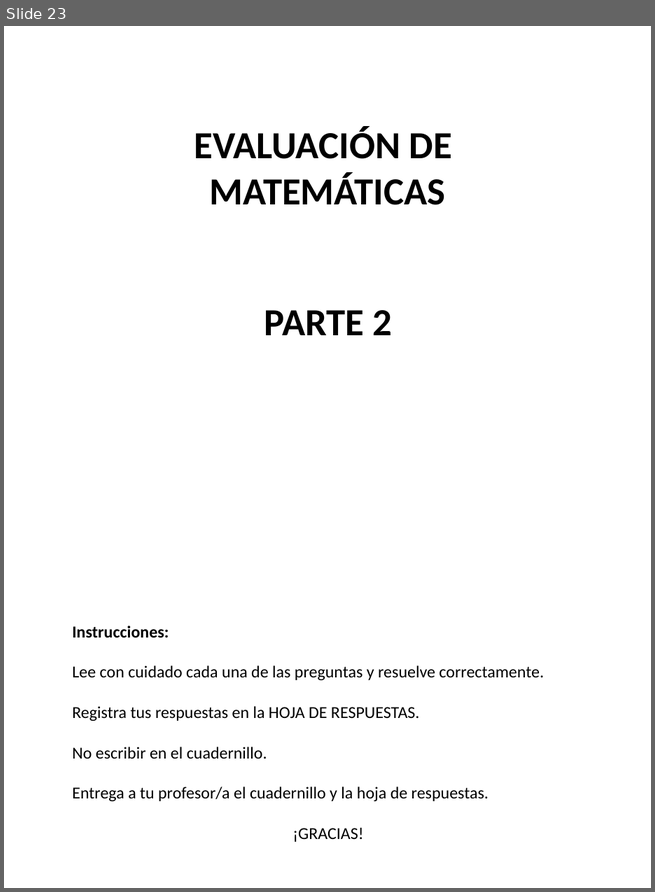
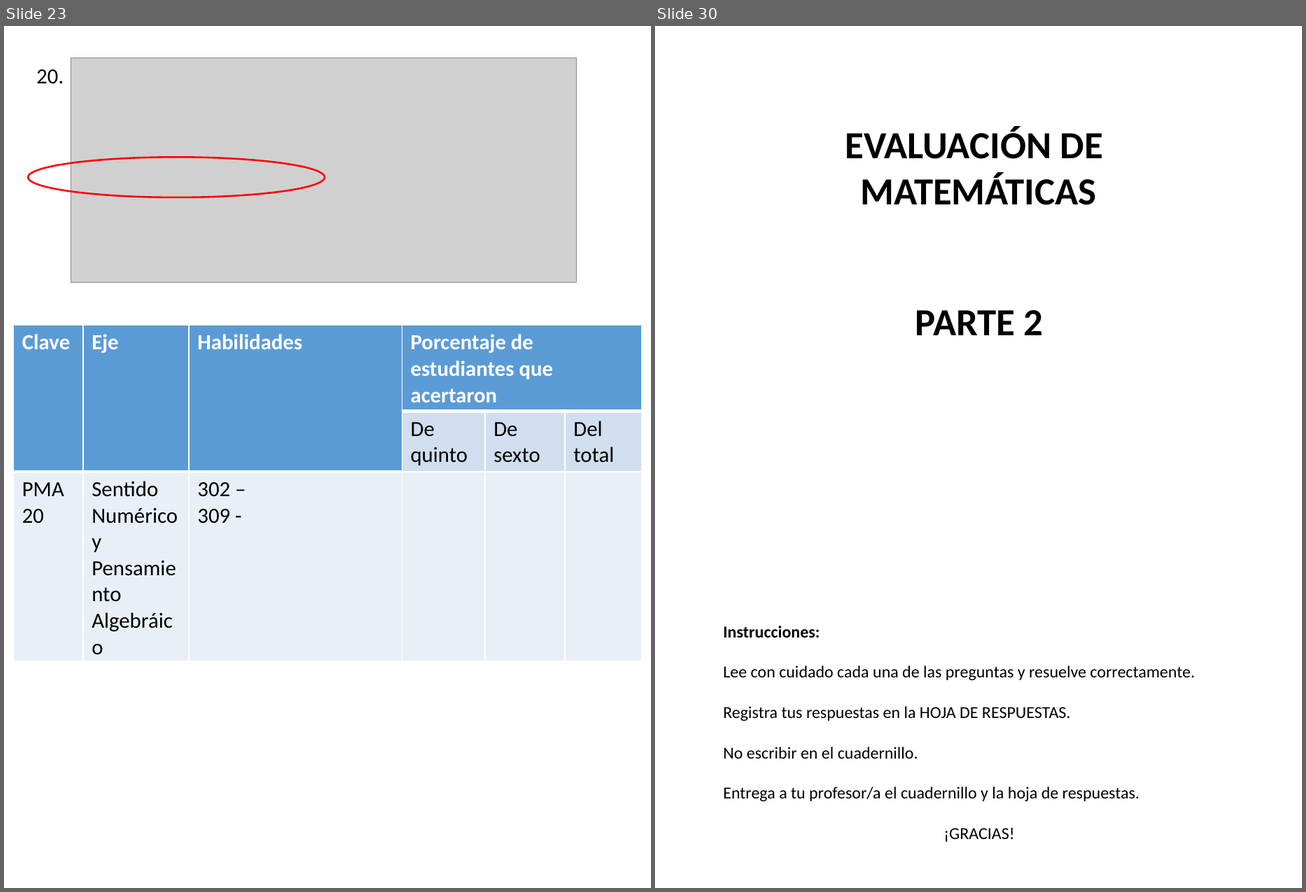
Before and after one commit to Adrifelcha/afchavez-019, a slide deck: Lancaster/Reporte_02_Q-Preliminar/Info_per_Item.pptx. Shown side by side, each under a label of ours: slide 23 before the commit, slides 23 and 30 after it; the slides between them are not shown. The pictures are 655x892 and 1306x892 pixels, drawn with LibreOffice and Linux fonts; fonts in the diff are those of the drawing; grey boxes stand for pictures. Boxes give left, top, right and bottom in pixels: in the first picture for what was removed or moved away, otherwise in the second. Text is boxed around its words. In the diff, an @@ line names an element or a change of style, - is before the commit and + after.

```diff
--- a/Lancaster/Reporte_02_Q-Preliminar/Info_per_Item.pptx
+++ b/Lancaster/Reporte_02_Q-Preliminar/Info_per_Item.pptx
@@ slide 23 added at (4, 26, 651, 888), background #FFFFFF @@
@@ picture added at (71, 58, 577, 283) @@
@@ text added at (36, 69, 63, 84), 18 pt, text #000000 @@
+20.
@@ ellipse added at (28, 157, 325, 198), outline #FF0000 1.5 pt @@
@@ table added at (14, 326, 642, 555), 3 rows, 6 columns @@
+Clave | Eje | Habilidades | Porcentaje de estudiantes que acertaron |  | 
+ |  |  | De quinto | De sexto | Del total
+PMA20 | Sentido Numérico y Pensamiento Algebráico | 302 – / 309 - |  |  | 
@@ what was slide 23 is now slide 30 @@
```
Also in this commit, not shown: 22 slides changed, 22 other slides added, 2 slides removed, 1 other file.
